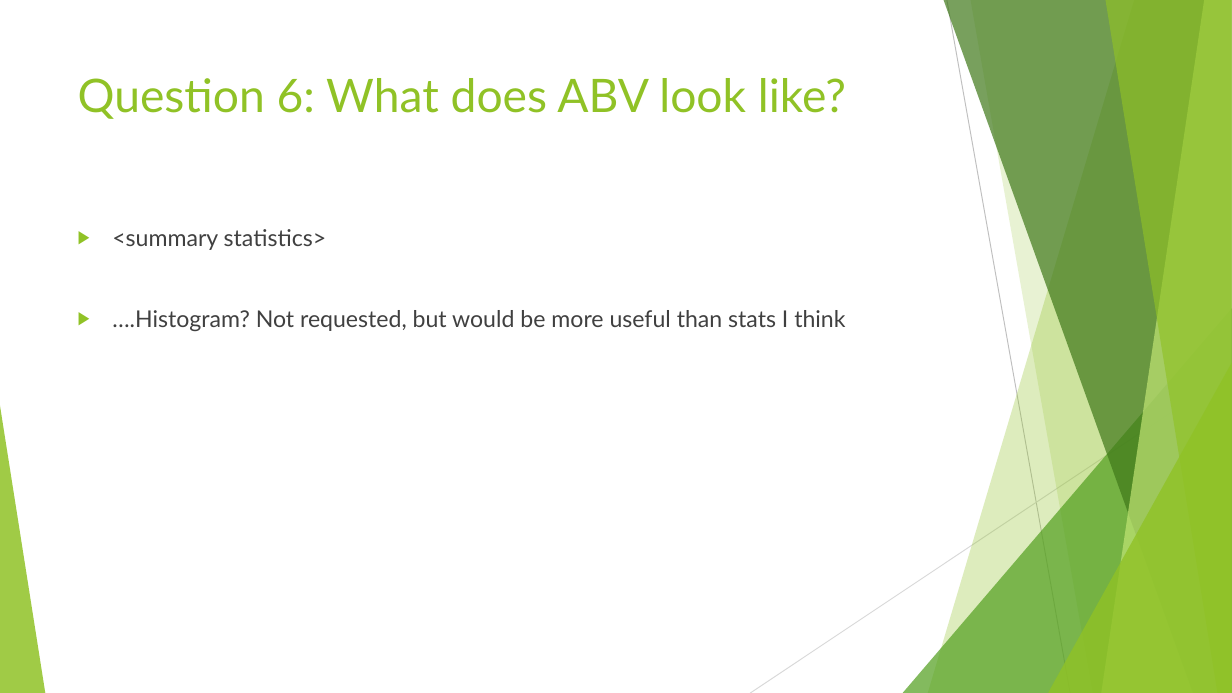
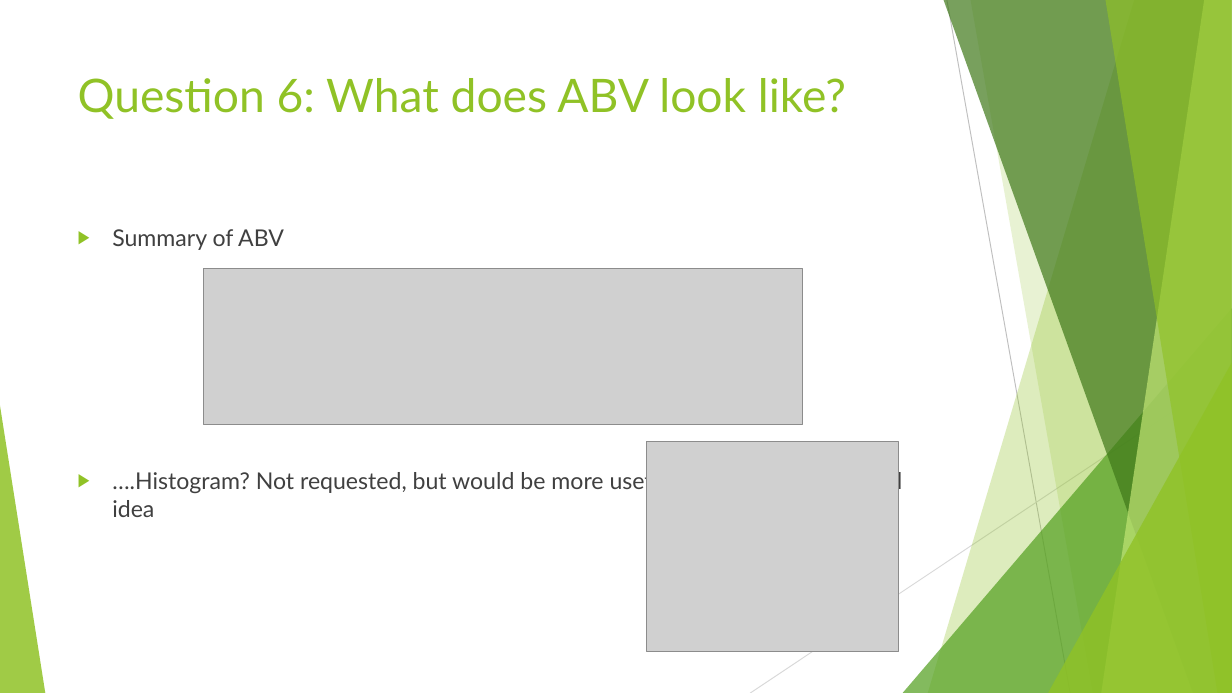
Before and after one commit to vazquezs123/DATA_SCIENCE_CS01, a slide deck: slide 15 of Breweries and Beer Study.pptx. Drawn at 1232x693 pixels with LibreOffice and Linux fonts; fonts in the diff are those of the drawing; grey boxes stand for pictures. Boxes give left, top, right and bottom in pixels: in the first picture for what was removed or moved away, otherwise in the second. Text is boxed around its words. In the diff, an @@ line names an element or a change of style, - is before the commit and + after.

```diff
--- a/Breweries and Beer Study.pptx
+++ b/Breweries and Beer Study.pptx
@@ text at (112, 229, 902, 517): text changed @@
-▶ <summary statistics>
-▶ ….Histogram? Not requested, but would be more useful than stats I think
+▶ Summary of ABV
+▶ ….Histogram? Not requested, but would be more useful than stats I think good idea
@@ picture added at (203, 268, 802, 425) @@
@@ picture added at (647, 442, 899, 652) @@
```
Also in this commit, not shown: 9 other slides changed, 4 other files.
